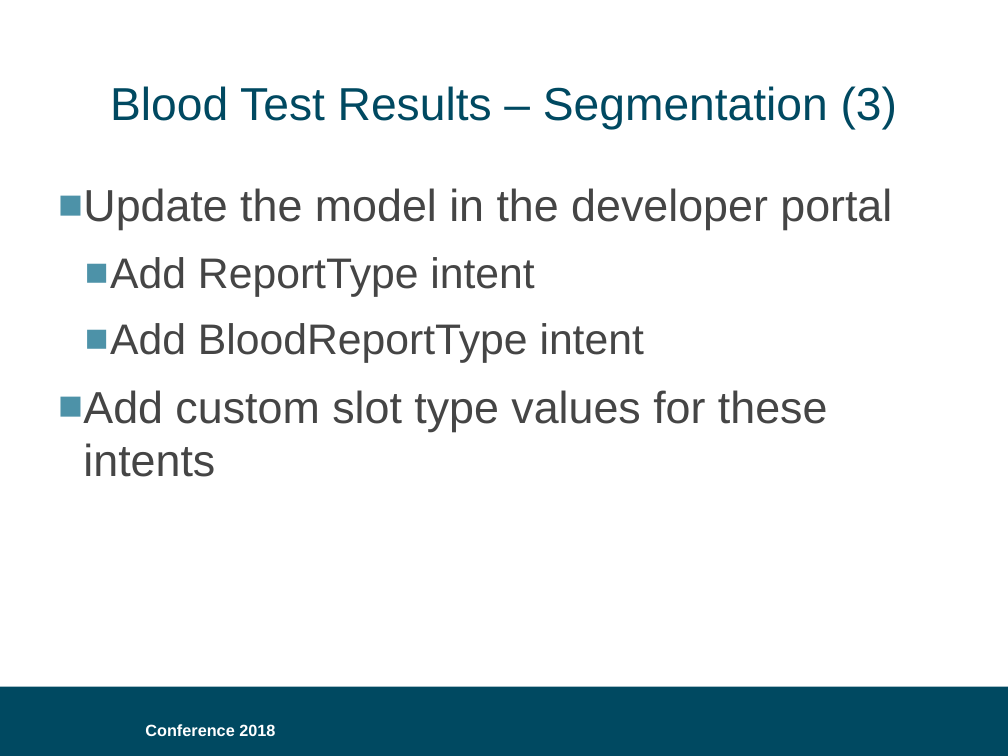
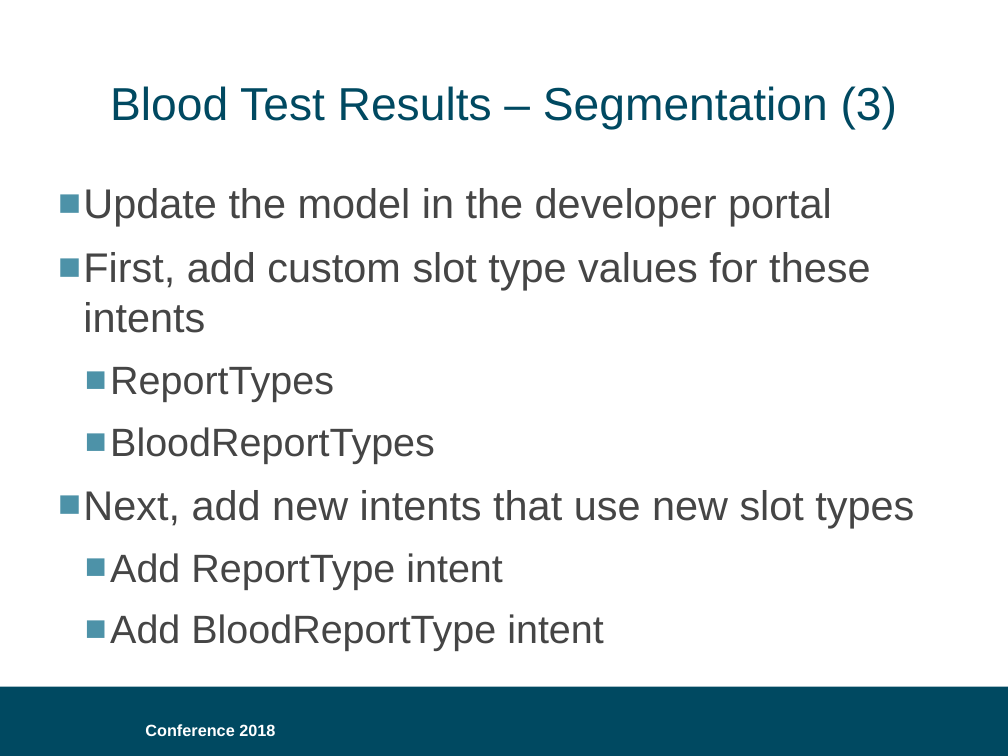
Before and after one commit to bklug/introductory-alexa-workshop, a slide deck: slide 35 of build-an-alexa-skill-for.pptx. Drawn at 1008x756 pixels with LibreOffice and Linux fonts; fonts in the diff are those of the drawing; background and template pictures are left out. Boxes give left, top, right and bottom in pixels: in the first picture for what was removed or moved away, otherwise in the second. Text is boxed around its words. In the diff, an @@ line names an element or a change of style, - is before the commit and + after.

```diff
--- a/build-an-alexa-skill-for.pptx
+++ b/build-an-alexa-skill-for.pptx
@@ text at (x1=83, y1=188, x2=832, y2=651): size 32 to 29.6 pt in "Update the model in the developer portal"; size 30.5 to 28.2 pt in "Add ReportType intent", "Add BloodReportType intent" @@
@@ text at (x1=83, y1=252, x2=914, y2=528): paragraphs added @@
+■ First, add custom slot type values for these intents
+  ■ ReportTypes
+  ■ BloodReportTypes
+■ Next, add new intents that use new slot types
@@ text at (x1=83, y1=390, x2=828, y2=477): paragraph removed @@
-■ Add custom slot type values for these intents
```
Also in this commit, not shown: 1 slide added.
